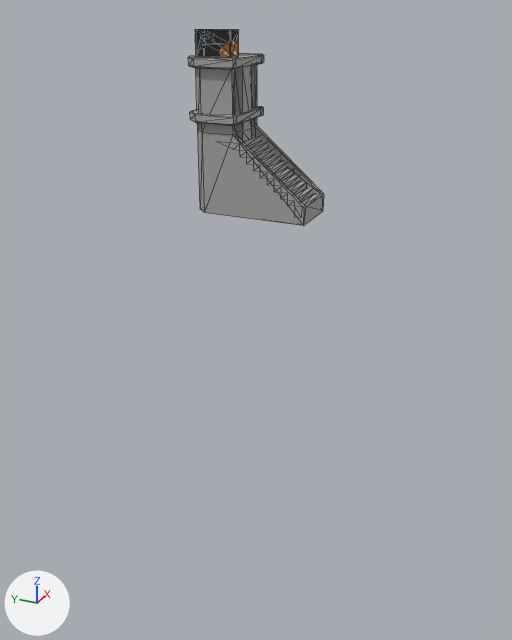
Two versions of the FBX model Art/Models/exports/building04.FBX, one commit apart.
One viewpoint serves both versions: a 50 mm camera at (-9.46, -4.22, 2.91) aimed at (0.25, 0.15, -1.95). The axes (+X, +Y, +Z) are drawn at lower left. The lights are the same throughout. Mesh edges are drawn as thin lines. Where no turn or scale is listed for an object, it has been applied to the vertices.

The older version as bpy lines, for what is in view:
```python
me_mesh = bpy.data.meshes.new('Mesh')
me_mesh.from_pydata(...)  # 195 vertices, 326 faces; spans x -0.45..0.56, y -0.87..0.95, z -0.04..2.49
me_mesh.materials.append(mat_01___default)  # picture img_building_texture01_png
# before: 0 (-0.37, -0.87, -0.04) at pixel (303, 225), 1 (0.46, -0.87, -0.04) at pixel (323, 210), 2 (-0.37, 0.71, -0.04) at pixel (204, 212), 3 (0.46, 0.87, -0.04), 86 (-0.21, 0.87, -0.04) at pixel (200, 209)
ob_box004 = bpy.data.objects.new('Box004', me_mesh)
ob_box004.location = (0.0, 0.0, 0.0)
```
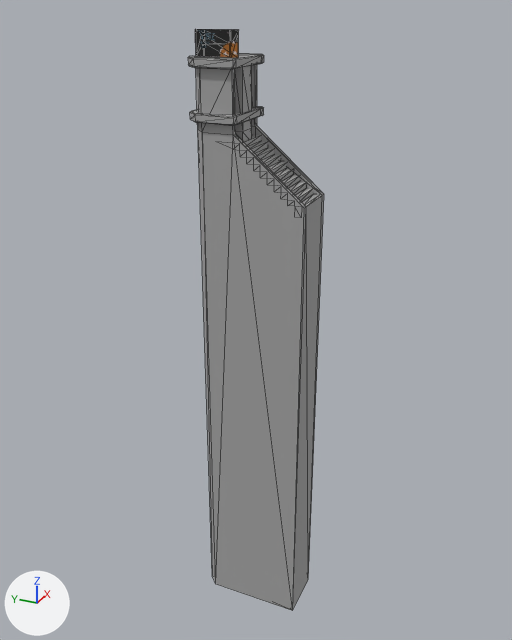
Commit message: Tweaked the building models

Pixel boxes [x1, y1, x2, y2] of what changed, in the pictures (512 x 640 px; the box of a moved part takes in the faces that stretch with it):
'Box004', reshaped (194% taller)
    before: [188, 29, 324, 226]
    after: [188, 29, 324, 611]
part 1 of me_mesh, moved or reshaped
    before: [198, 130, 324, 226]
    after: [198, 130, 324, 611]

The edits, one by one:
me_mesh has 195 vertices, 326 faces and spans x -0.45..0.56, y -0.87..0.95, z -0.04..2.49.
me_mesh is used by ob_box004; location (0.0, 0.0, 0.0).
Part 1, on me_mesh:
Vertices 0 to 3, 86 of me_mesh move by (0.0, 0.0, -7.32).
